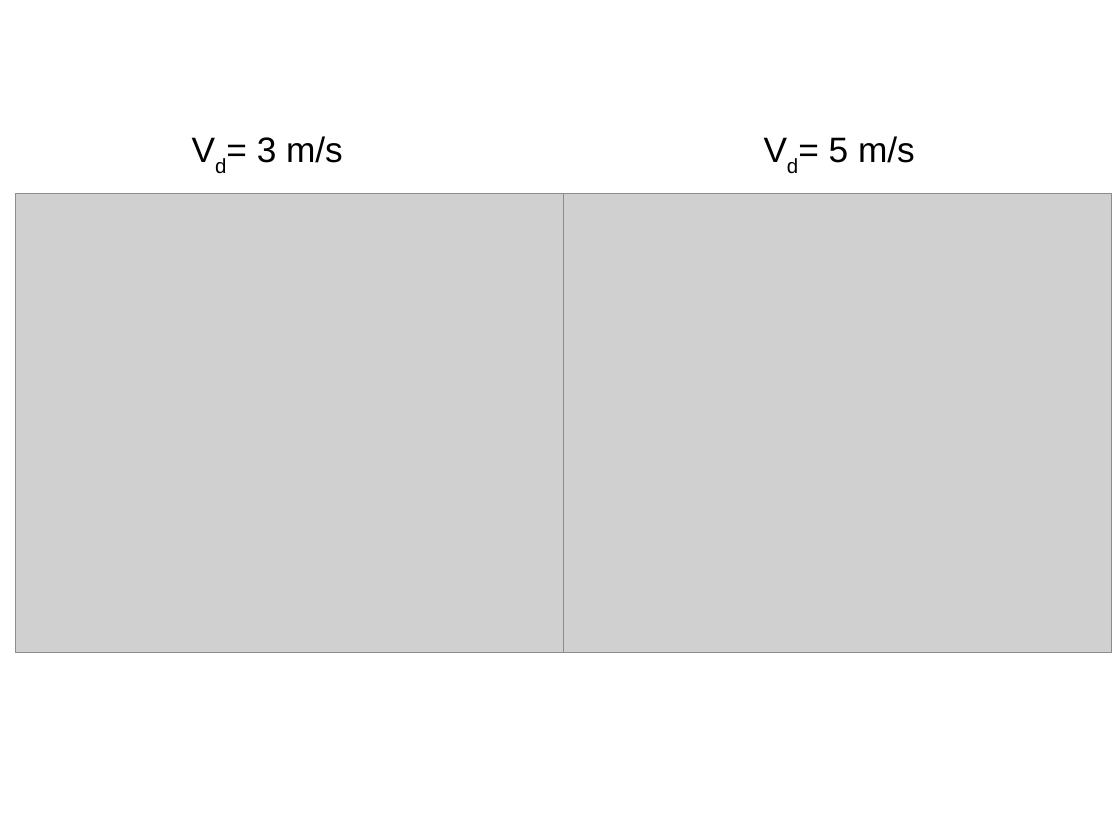
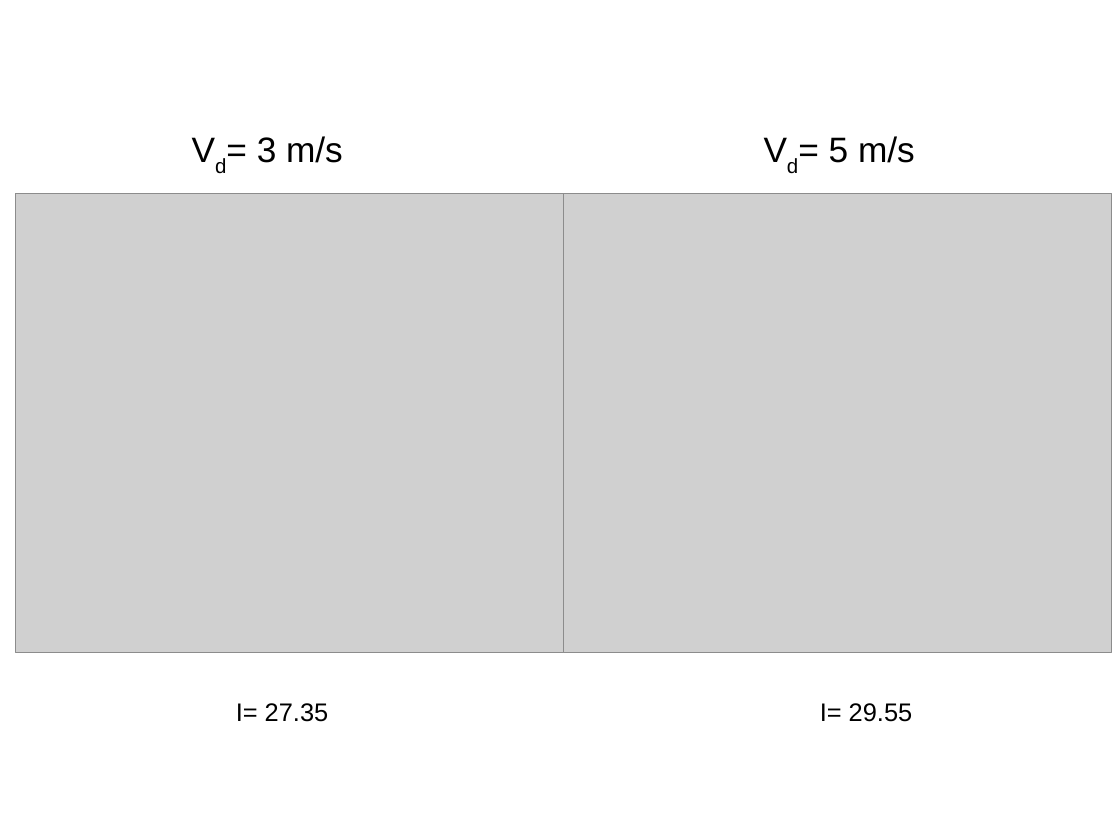
Before and after one commit to ignaciosticco/super_ath, a slide deck: slide 17 of present_superath1.odp. Drawn at 1120x840 pixels with LibreOffice and Linux fonts; fonts in the diff are those of the drawing; grey boxes stand for pictures. Boxes give left, top, right and bottom in pixels: in the first picture for what was removed or moved away, otherwise in the second. Text is boxed around its words. In the diff, an @@ line names an element or a change of style, - is before the commit and + after.

```diff
--- a/present_superath1.odp
+++ b/present_superath1.odp
@@ text added at box(236, 703, 329, 722), 18 pt, text #000000 @@
+I= 27.35
@@ text added at box(820, 703, 913, 722), 18 pt, text #000000 @@
+I= 29.55
```
Also in this commit, not shown: 4 other slides changed, 1 slide added, 24 other files.
